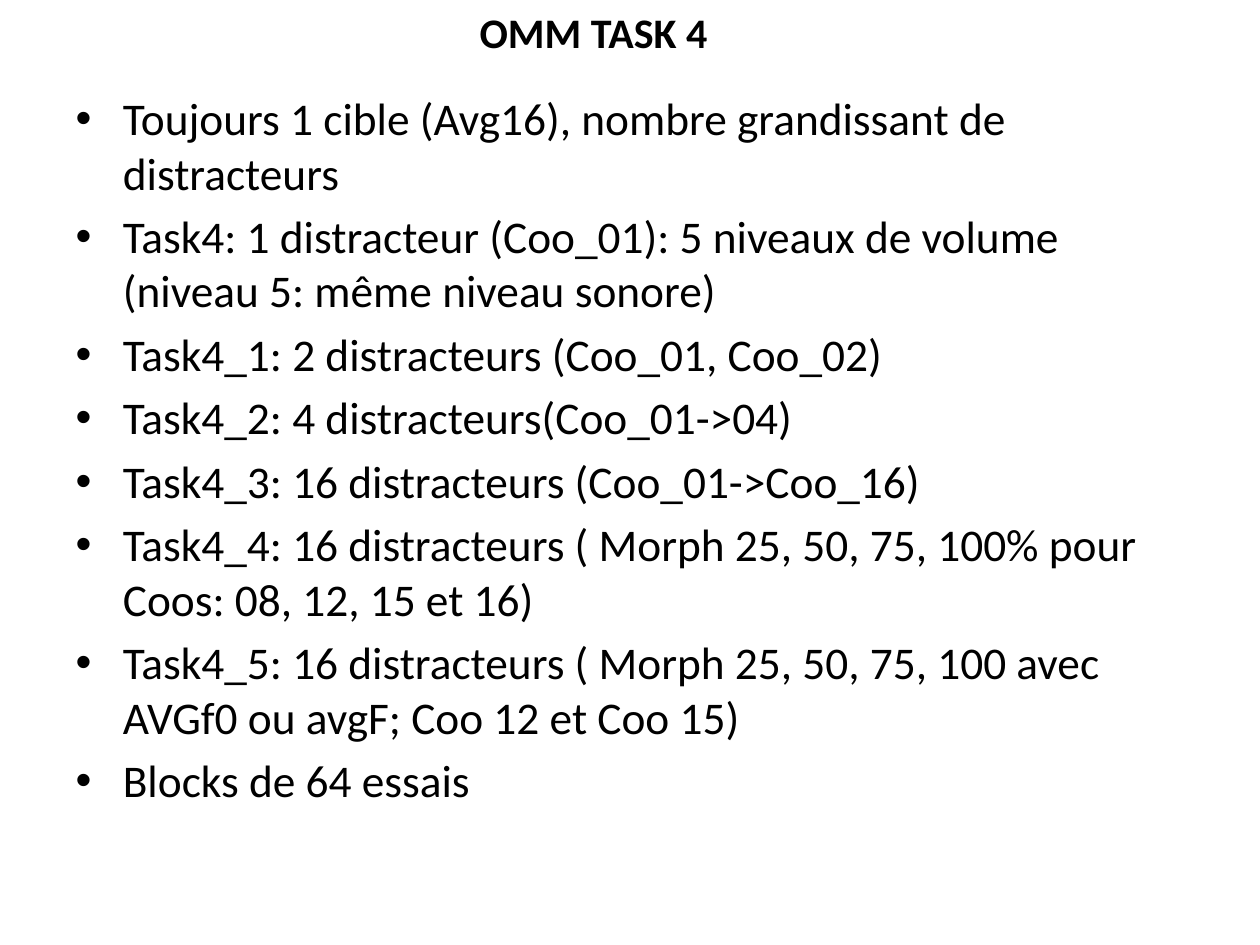
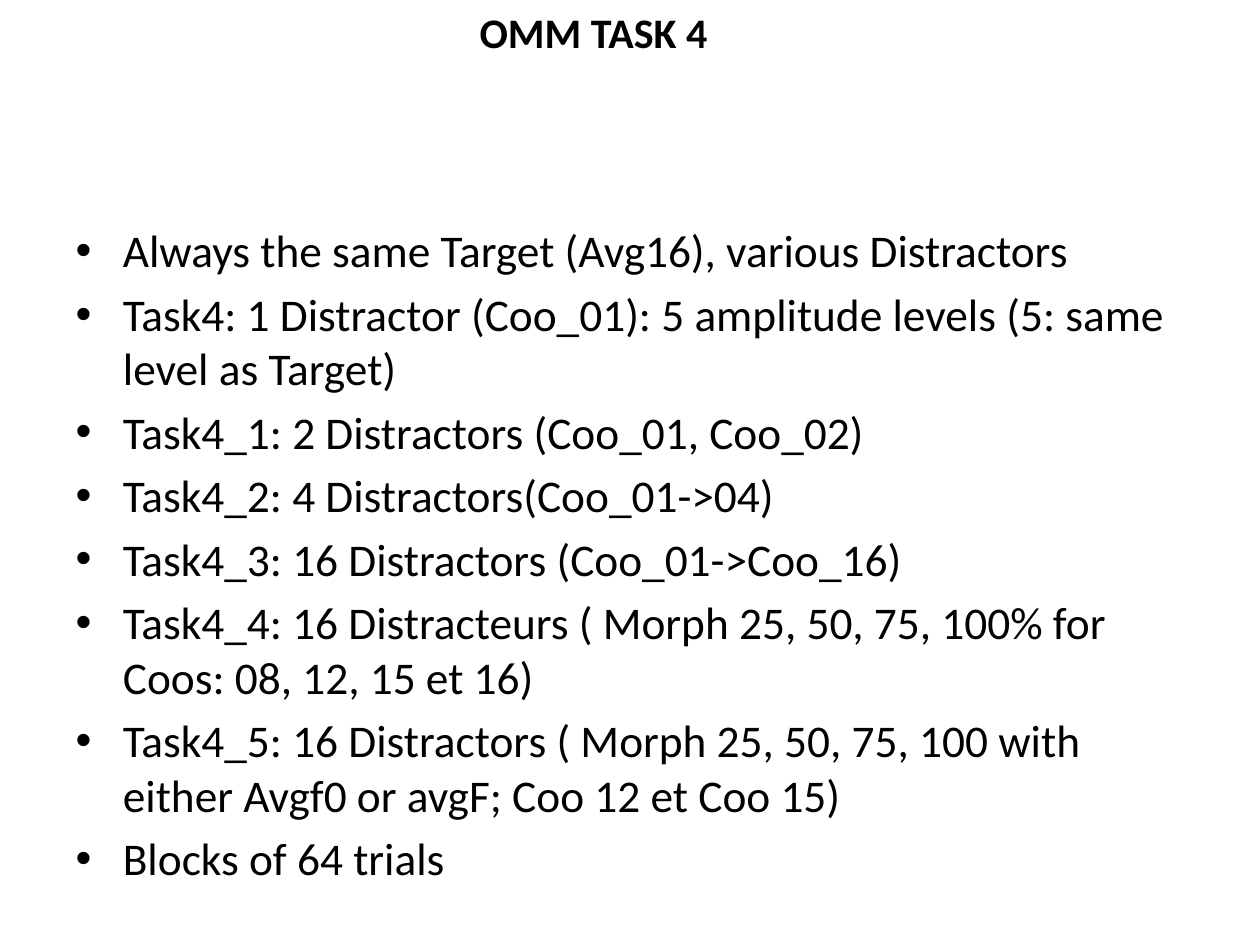
Before and after one commit to pascalbelin/OMM, a slide deck: slide 3 of OMM-Task4.pptx. Drawn at 1260x945 pixels with LibreOffice and Linux fonts; fonts in the diff are those of the drawing. Boxes give left, top, right and bottom in pixels: in the first picture for what was removed or moved away, otherwise in the second. Text is boxed around its words. In the diff, an @@ line names an element or a change of style, - is before the commit and + after.

```diff
--- a/OMM-Task4.pptx
+++ b/OMM-Task4.pptx
@@ text at [123,234,1163,820]: text changed @@
-• Toujours 1 cible (Avg16), nombre grandissant de distracteurs
-• Task4: 1 distracteur (Coo_01): 5 niveaux de volume (niveau 5: même niveau sonore)
-• Task4_1: 2 distracteurs (Coo_01, Coo_02)
-• Task4_2: 4 distracteurs(Coo_01->04)
-• Task4_3: 16 distracteurs (Coo_01->Coo_16)
-• Task4_4: 16 distracteurs ( Morph 25, 50, 75, 100% pour Coos: 08, 12, 15 et 16)
-• Task4_5: 16 distracteurs ( Morph 25, 50, 75, 100 avec AVGf0 ou avgF; Coo 12 et Coo 15)
-• Blocks de 64 essais
+• Always the same Target (Avg16), various Distractors
+• Task4: 1 Distractor (Coo_01): 5 amplitude levels (5: same level as Target)
+• Task4_1: 2 Distractors (Coo_01, Coo_02)
+• Task4_2: 4 Distractors(Coo_01->04)
+• Task4_3: 16 Distractors (Coo_01->Coo_16)
+• Task4_4: 16 Distracteurs ( Morph 25, 50, 75, 100% for Coos: 08, 12, 15 et 16)
+• Task4_5: 16 Distractors ( Morph 25, 50, 75, 100 with either Avgf0 or avgF; Coo 12 et Coo 15)
+• Blocks of 64 trials
```
Also in this commit, not shown: 4 slides added, 1 slide removed, 4 other files.
